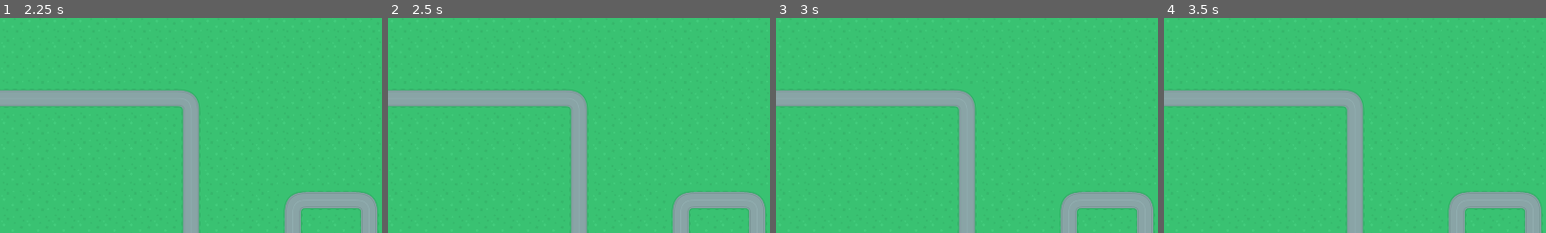
Above: before the commit, frames 1-4 (left to right).
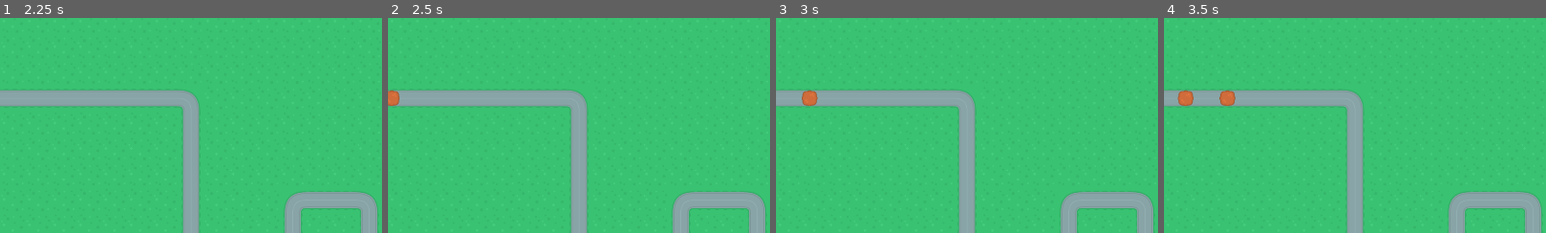
Above: after the commit, the same moments.

Repository: Sondervick/PWS-TowerDefense-Game
Game: Godot game, scene res://Scenes/GameScene.tscn
The game is run twice, just before and just after one commit, with the same random seed, the same clock (stepped at 60 frames per second) and the same inputs. This scene is started directly instead of the project's main scene.
Inputs:
- Up to frame 1 (2.25 s): tap Enter at 0.5, 2 s; tap Space at 1.25 s
- Up to frame 2 (2.5 s): no input
- Up to frame 3 (3 s): no input
- Up to frame 4 (3.5 s): no input
The pictures show only the part of the screen within x 0-50%, y 8-58%; the shares and areas given below are measured in that part.

Frame 1 is identical in both runs. In frame 2, 0.2% of the frame differs, in the area x 0-3%, y 33-41%; in frame 3, 0.3%; in frame 4, 0.5%, in the area x 3-19%, y 33-41%.
Error before the commit: Invalid call. Nonexistent function 'instance' in base 'PackedScene'. (res://Scenes/GameScene.gd:49)

Commit message:
:bug: enemy spawn system

Diff:
--- a/Scenes/Enemies/OrangeTree.gd
+++ b/Scenes/Enemies/OrangeTree.gd
@@ -1,6 +1,7 @@
 extends PathFollow2D
 
 var speed = 150
+var health = 100
 
 # _physics_process is automatically called every 1/60th of a second
 func _physics_process(delta):
--- a/Scenes/Enemies/OrangeTree.tscn
+++ b/Scenes/Enemies/OrangeTree.tscn
@@ -7,6 +7,7 @@
 size = Vector2(29, 30)
 
 [node name="OrangeTree" type="PathFollow2D"]
+loop = false
 script = ExtResource("1_km3tm")
 
 [node name="CharacterBody2D" type="CharacterBody2D" parent="."]
--- a/Scenes/GameScene.gd
+++ b/Scenes/GameScene.gd
@@ -46,7 +46,7 @@
 		# Load a new enemy scene from the Scenes/Enemies folder
 		# Get the name of the enemy from the Array (the name of the enemy is at place 0 in the array)
 		# Add the .tscn file extension
-		var new_enemy = load("res://Scenes/Enemies/" + i[0] + ".tscn").instance()
+		var new_enemy = load("res://Scenes/Enemies/OrangeTree.tscn").instantiate()
 		# Add the new_enemy to the Path as a child,
 		# also give it a human readable name (true).
 		map_node.get_node("Path").add_child(new_enemy, true)
--- /dev/null
+++ b/Scenes/Maps/Map1.gd
@@ -0,0 +1 @@
+extends Node2D
--- a/Scenes/Maps/Map1.tscn
+++ b/Scenes/Maps/Map1.tscn
@@ -1,9 +1,10 @@
-[gd_scene load_steps=5 format=3 uid="uid://dtscb01h0dspd"]
+[gd_scene load_steps=6 format=3 uid="uid://dtscb01h0dspd"]
 
-[ext_resource type="Texture2D" uid="uid://5e5tw5qx1qkx" path="res://Assets/Enviroment/TIleset/terrainTiles_default.png" id="1_fs7ei"]
+[ext_resource type="Script" path="res://Scenes/Maps/Map1.gd" id="1_4t6o7"]
+[ext_resource type="Texture2D" uid="uid://5e5tw5qx1qkx" path="res://Assets/Enviroment/TIleset/terrainTiles_default.png" id="2_3th0x"]
 
 [sub_resource type="TileSetAtlasSource" id="TileSetAtlasSource_ucolf"]
-texture = ExtResource("1_fs7ei")
+texture = ExtResource("2_3th0x")
 texture_region_size = Vector2i(64, 64)
 2:0/0 = 0
 2:0/0/terrain_set = 0
@@ -106,11 +107,12 @@
 
 [sub_resource type="Curve2D" id="Curve2D_54r0p"]
 _data = {
-"points": PackedVector2Array(0, 0, 0, 0, -57, 288, 0, 0, 0, 0, 454, 288, -1.06066, - …(1154 unchanged characters)…
+"points": PackedVector2Array(0, 0, 0, 0, -63, 288, 0, 0, 0, 0, 454, 288, -1.06066, - …(1154 unchanged characters)…
 }
 point_count = 36
 
 [node name="Map1" type="Node2D"]
+script = ExtResource("1_4t6o7")
 
 [node name="TileMap" type="TileMap" parent="."]
 tile_set = SubResource("TileSet_qygrl")
Not shown, added: Resources/Towers/IGNORE.txt
